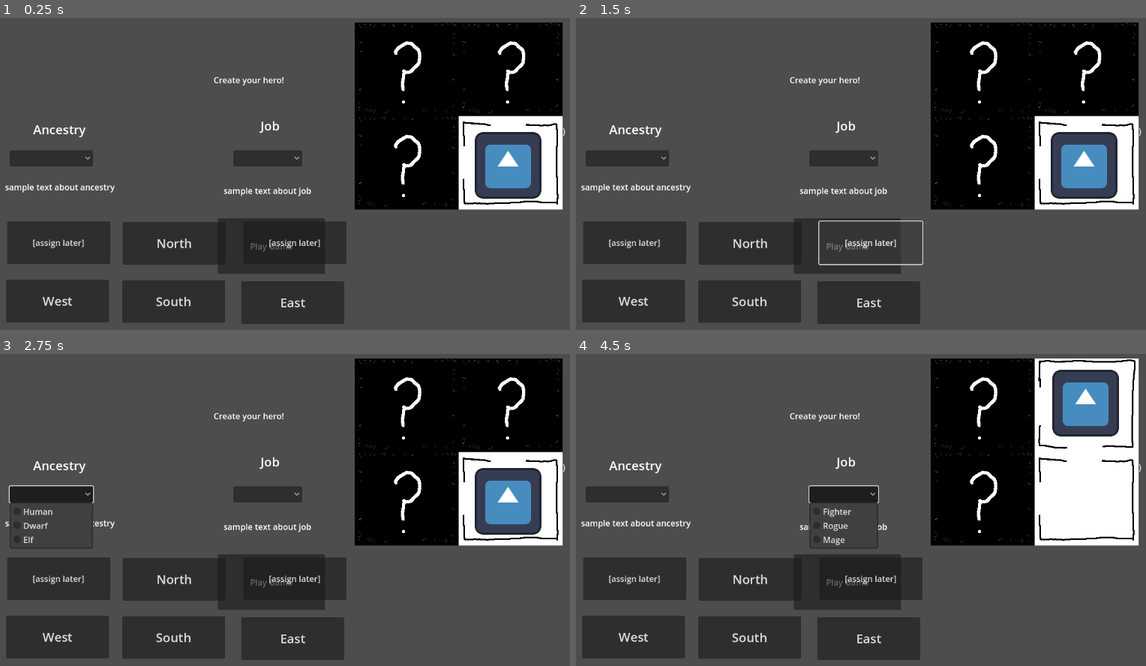
Above: before the commit, frames 1-4 (two rows, left to right).
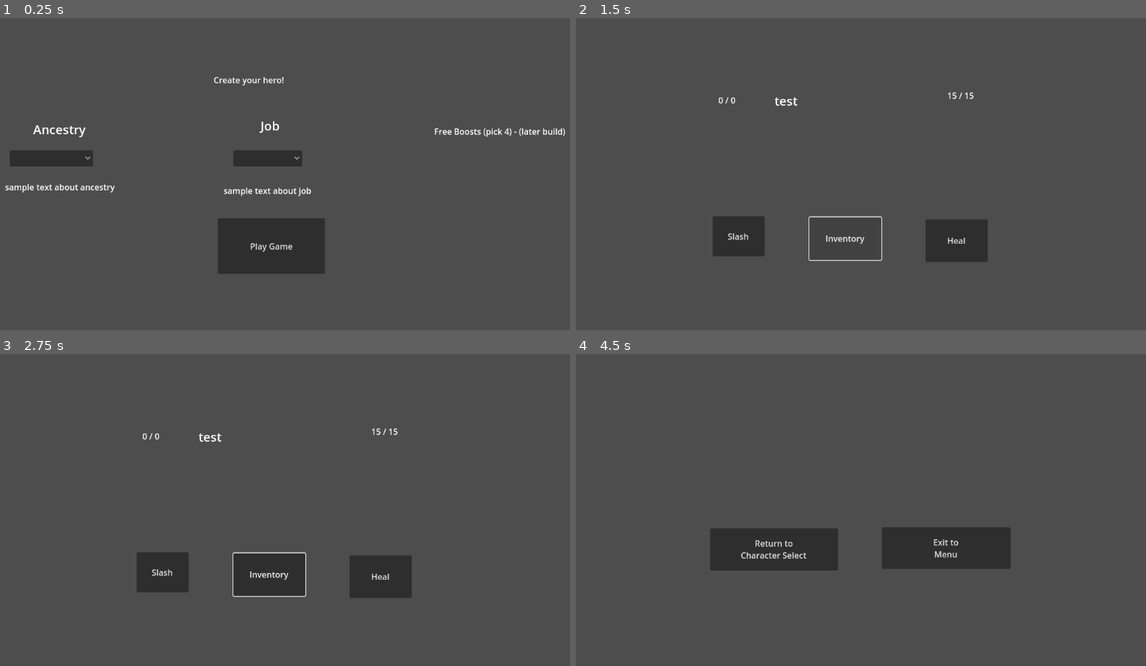
Above: after the commit, the same moments.

Repository: CawsualCrow/Capstone
Game: Godot game, scene res://Scenes/main.tscn
The game is run twice, just before and just after one commit, with the same random seed, the same clock (stepped at 60 frames per second) and the same inputs. The engine's default icon, where the game draws it, is replaced by a stand-in: a white triangle on a blue panel in a dark square.
Inputs (mouse positions are in pixels of both pictures, inside the frame that each line leads up to):
- Up to frame 1 (0.25 s): no input
- Up to frame 2 (1.5 s): click "Play Game" at 0.5 s; click (849, 245) at 1.25 s, where only the run before the commit has a clickable "Play Game"
- Up to frame 3 (2.75 s): click (51, 494) at 2.02 s
- Up to frame 4 (4.5 s): click (741, 572) at 2.75 s, where only the run after the commit has a clickable "Slash"; click (843, 575) at 3.5 s, where only the run after the commit has a clickable "Inventory"; click (843, 494) at 4.27 s

The runs differ from the first frame. In frame 1, 33% of the frame differs, in the area x 1-99%, y 1-99%; in frame 2, 37%; in frame 3, 38%; in frame 4, 41%, in the area x 0-100%, y 1-99%.

Commit message:
ready to connect nav scenes
current build: combat and level up works, ready to connect navigation

Diff:
--- a/samplecombatloop - Copy/Scripts/game_manager.gd
+++ b/samplecombatloop - Copy/Scripts/game_manager.gd
@@ -33,6 +33,8 @@
 	$Game_Over.hide()
 	$Event_HUD.hide()
 	$Inventory.hide()
+	$Navigation.hide()
+	$Map.hide()
 
 
 func next_turn ():
